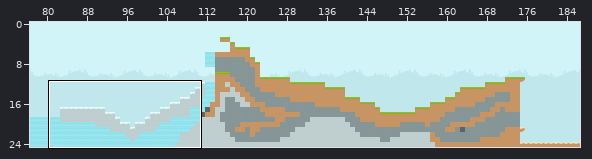
Tiled map -- assets/tilemaps/level2.tmx. The first picture is a wide view before the edit; the outline marks the close-up.
Close-up. Before:
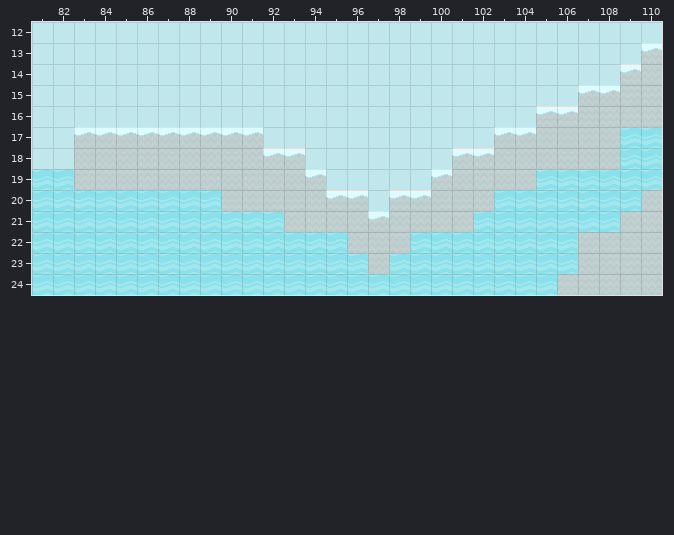
Cells are 21x21 px. Shown: x 81..110, y 12..24. The commit also changed other parts of the map, which this record leaves out.
Once edited:
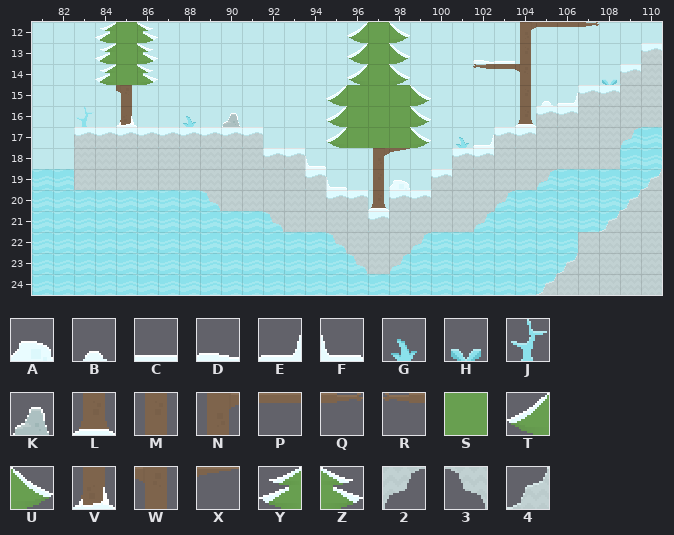
Key: from "tiles_spritesheet": A 521, B 523, C 542, D 544, E 546, F 576, G 600, H 601, J 602, K 605, L 632, M 633, N 634, P 635, Q 636, R 637, S 639, T 641, U 642, V 662, W 664, X 666, Y 671, Z 672, 2 743, 3 744, 4 774.
_ is an empty cell, . an unchanged one.
The edit:
--- layer "backgroundFlora"
@@ x 83..110 @@
-12 .___.........___.....____...
-13 .___.........___...___......
-14 .___.........___...___..._..
-15 .._........._____....___....
-16 _._.._._...._____...._......
-17 ............_____.__......_.
-18 ..........._..__............
-19 ............_.__......_...._
-20 ......_......._....._....._.
-21 ........._........._....._..
-22 ............_..._...........
-23 ............._._......._....
-24 ......................_.....
+12 .YSZ.........TSU.....NPPQ...
+13 .YSZ.........TSU...DCM......
+14 .YSZ.........TSU...RPW...H..
+15 ..W.........TSSSU....MBE....
+16 J.V..G.K....TSSSU....L......
+17 ............TSSSU.GE......2.
+18 ...........F..NX............
+19 ............F.MA......2....4
+20 ......3.......L.....2.....4.
+21 .........3.........2.....4..
+22 ............3...2...........
+23 .............3.2.......4....
+24 ......................4.....
